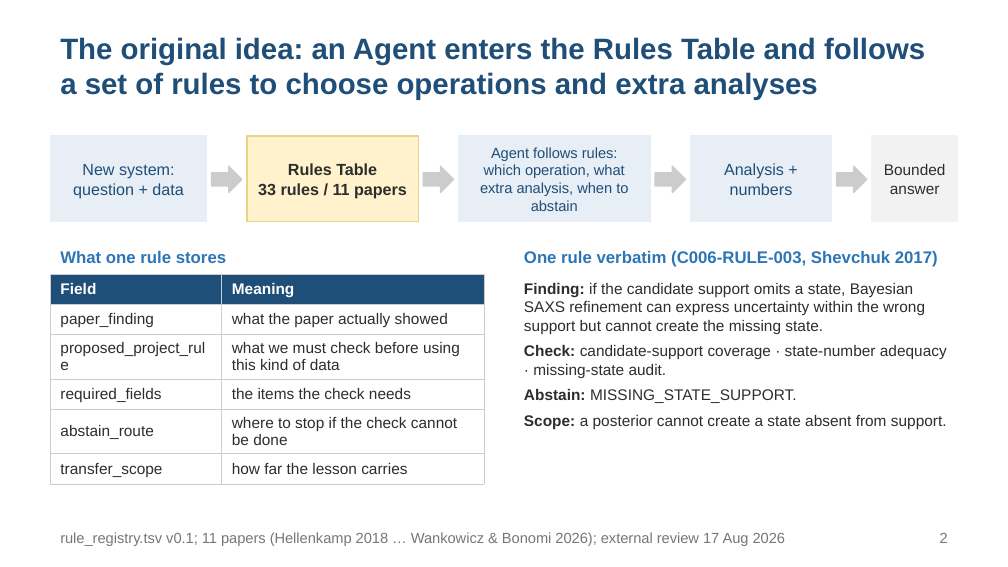
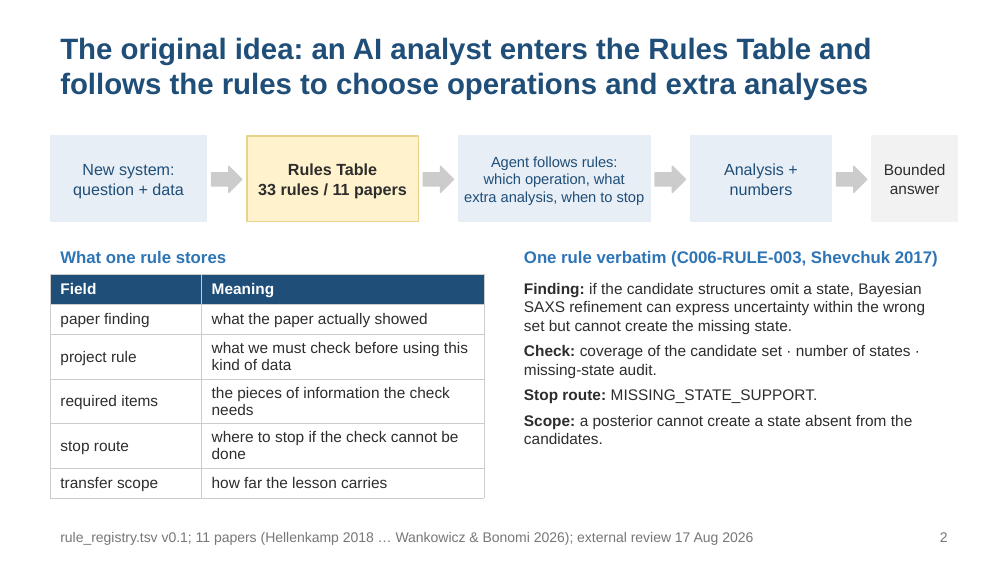
Before and after one commit to alex051107/dynamics-atlas-harness, a slide deck: slide 2 of review/rules-agent-study-20260909/development-results/SOOJUNG_DISCUSSION_20260910_EN.pptx. Drawn at 1008x567 pixels with LibreOffice and Linux fonts; fonts in the diff are those of the drawing. Boxes give left, top, right and bottom in pixels: in the first picture for what was removed or moved away, otherwise in the second. Text is boxed around its words. In the diff, an @@ line names an element or a change of style, - is before the commit and + after.

```diff
--- a/review/rules-agent-study-20260909/development-results/SOOJUNG_DISCUSSION_20260910_EN.pptx
+++ b/review/rules-agent-study-20260909/development-results/SOOJUNG_DISCUSSION_20260910_EN.pptx
@@ text at box(60, 37, 871, 100): text changed @@
-The original idea: an Agent enters the Rules Table and follows a set of rules to choose operations and extra analyses
+The original idea: an AI analyst enters the Rules Table and follows the rules to choose operations and extra analyses
@@ text at box(464, 191, 645, 205): text changed @@
-extra analysis, when to abstain
+extra analysis, when to stop
@@ table at box(50, 274, 484, 495) @@
-row 2, column 1: paper_finding
+row 2, column 1: paper finding
-row 3, column 1: proposed_project_rule
+row 3, column 1: project rule
-row 4, column 1: required_fields
+row 4, column 1: required items
-row 4, column 2: the items the check needs
+row 4, column 2: the pieces of information the check needs
-row 5, column 1: abstain_route
+row 5, column 1: stop route
-row 6, column 1: transfer_scope
+row 6, column 1: transfer scope
@@ text at box(524, 283, 925, 444): text changed @@
-Finding: if the candidate support omits a state, Bayesian SAXS refinement can express uncertainty within the wrong support but cannot create the missing state.
-Check: candidate-support coverage · state-number adequacy · missing-state audit.
-Abstain: MISSING_STATE_SUPPORT.
-Scope: a posterior cannot create a state absent from support.
+Finding: if the candidate structures omit a state, Bayesian SAXS refinement can express uncertainty within the wrong set but cannot create the missing state.
+Check: coverage of the candidate set · number of states · missing-state audit.
+Stop route: MISSING_STATE_SUPPORT.
+Scope: a posterior cannot create a state absent from the candidates.
@@ text "rule_registry.tsv v0.1; 11 papers (Hellenkamp ..." at box(60, 532, 753, 545): size 10.5 to 10 pt @@
```
Also in this commit, not shown: 22 other slides changed, 3 slides added, 11 other files.
